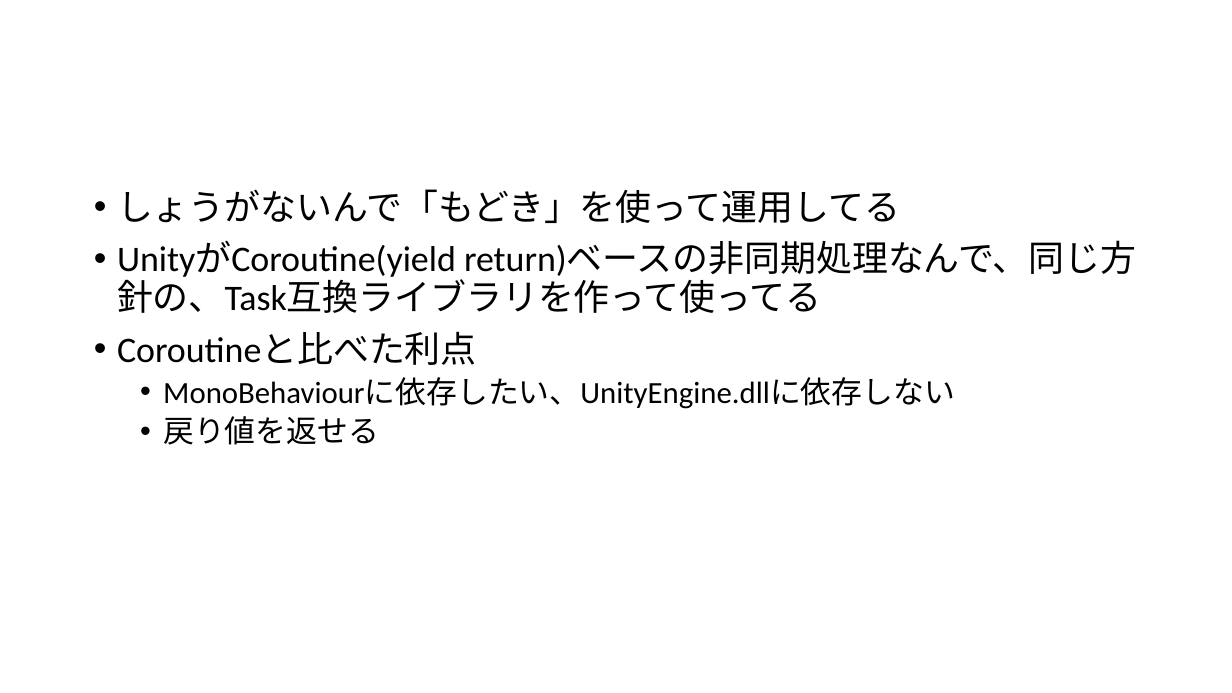
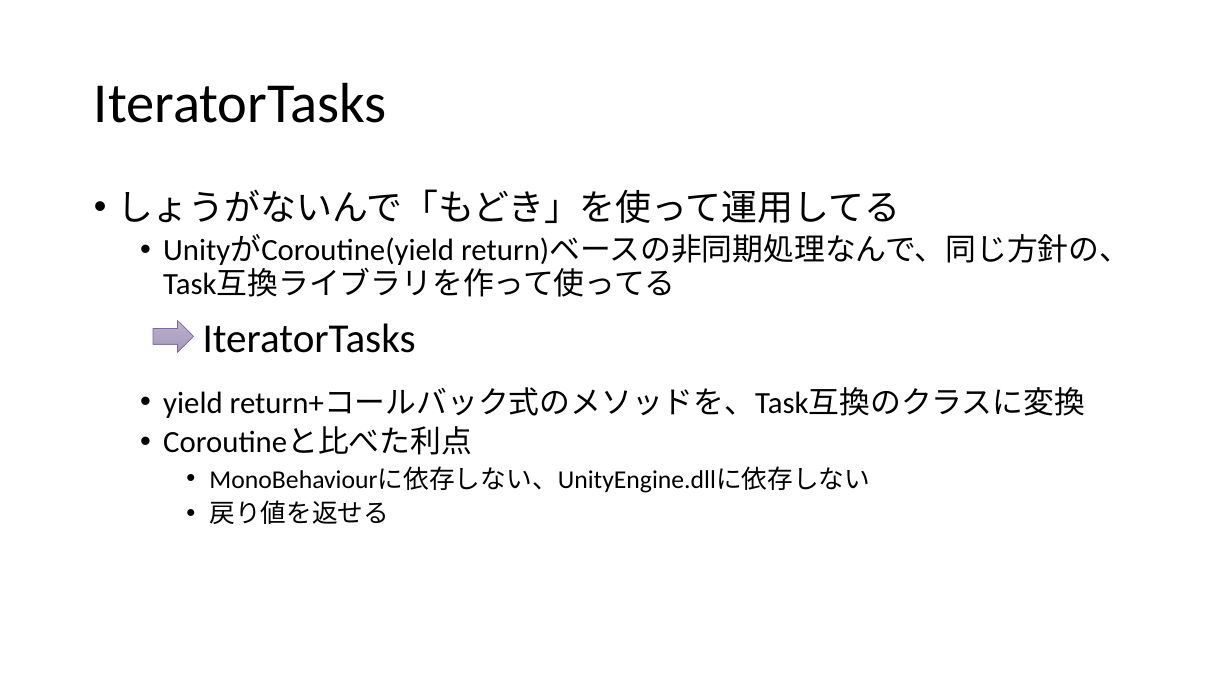
Before and after one commit to ppcuni/UnityCsharp20150321, a slide deck: slide 17 of doc/自社フレームワーク.pptx (slide 12 before the commit). Drawn at 1232x693 pixels with LibreOffice and Linux fonts; fonts in the diff are those of the drawing. Boxes give left, top, right and bottom in pixels: in the first picture for what was removed or moved away, otherwise in the second. Text is boxed around its words. In the diff, an @@ line names an element or a change of style, - is before the commit and + after.

```diff
--- a/doc/自社フレームワーク.pptx
+++ b/doc/自社フレームワーク.pptx
@@ title added at <box>94,82,387,123</box>, 44 pt, text #000000 @@
+IteratorTasks
@@ text at <box>163,235,1130,524</box>: size 28 to 24 pt in "UnityがCoroutine(yield return)ベースの非同期処理なんで、同じ方針の、Task互換ライブラリを ...", "Coroutineと比べた利点"; size 24 to 20 pt in "戻り値を返せる"; list level 1 to 2 in "UnityがCoroutine(yield return)ベースの非同期処理なんで、同じ方針の、Task互換ライブラリを ..."; list level 1 to 2 in "Coroutineと比べた利点"; list level 2 to 3 in "戻り値を返せる" @@
@@ right arrow added at <box>153,321,194,352</box>, fill gradient #BDB2CD to #B2A5C4 to #A796BE, outline #8064A2 0.5 pt @@
@@ text added at <box>203,323,416,353</box>, 32 pt, text #000000 @@
+IteratorTasks
@@ text at <box>163,387,1086,418</box>: paragraph added @@
+  • yield return+コールバック式のメソッドを、Task互換のクラスに変換
@@ text at <box>209,467,870,493</box>: text changed; size 24 to 20 pt @@
-  • MonoBehaviourに依存したい、UnityEngine.dllに依存しない
+    • MonoBehaviourに依存しない、UnityEngine.dllに依存しない
```
Also in this commit, not shown: 7 other slides changed, 11 slides added, 4 slides removed.
